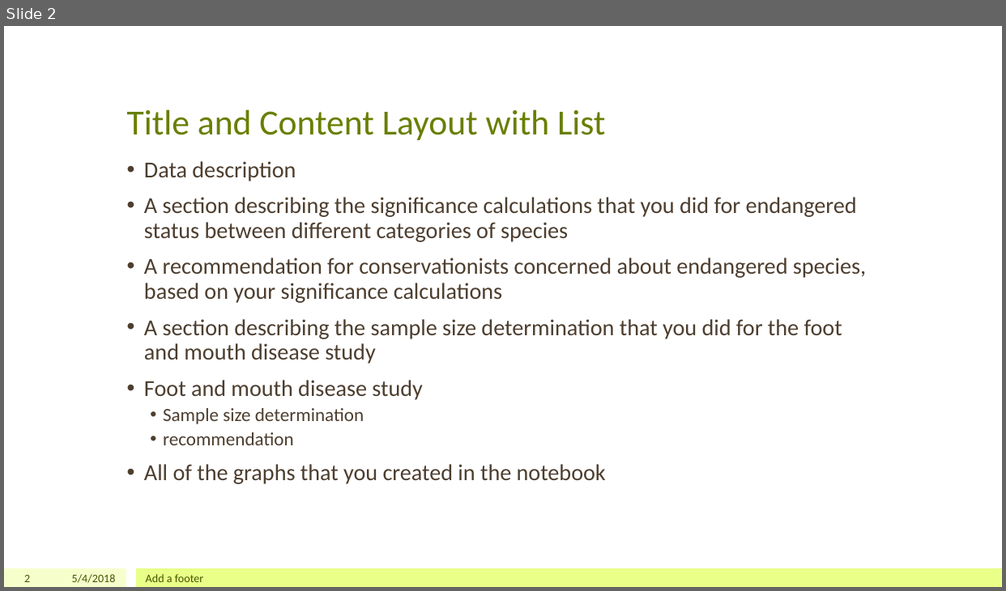
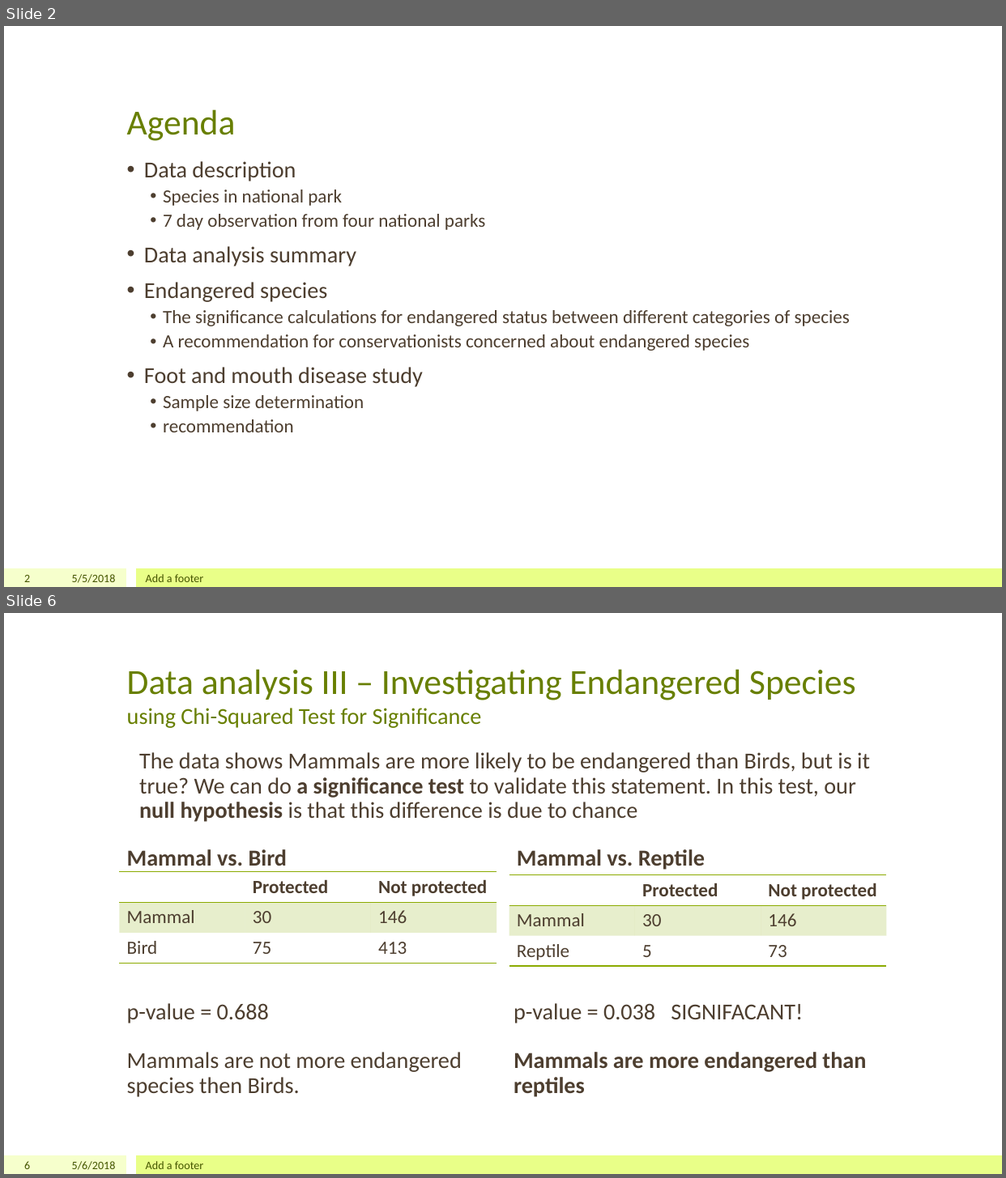
Before and after one commit to iamchristinelee/codeacademy, a slide deck: DataScience/Capstone/biodiversity.pptx. Shown one above the other, each under a label of ours: slide 2 before the commit, slides 2 and 6 after it; the slides between them are not shown. The pictures are 1006x591 and 1006x1178 pixels, drawn with LibreOffice and Linux fonts; fonts in the diff are those of the drawing. Boxes give left, top, right and bottom in pixels: in the first picture for what was removed or moved away, otherwise in the second. Text is boxed around its words. In the diff, an @@ line names an element or a change of style, - is before the commit and + after.

```diff
--- a/DataScience/Capstone/biodiversity.pptx
+++ b/DataScience/Capstone/biodiversity.pptx
@@ slide 6 added at (4, 613, 1002, 1174), background #FFFFFF; not listed: 2 template elements that a slide beside it also shows @@
@@ title added at (127, 669, 856, 728), 34 pt, text #688000 @@
+Data analysis III – Investigating Endangered Species
+using Chi-Squared Test for Significance
@@ text added at (139, 752, 870, 822), 22 pt, text #4D3E2F @@
+The data shows Mammals are more likely to be endangered than Birds, but is it true? We can do a significance test to validate this statement. In this test, our null hypothesis is that this difference is due to chance
@@ text added at (127, 850, 288, 866), 22 pt, text #4D3E2F, bold @@
+Mammal vs. Bird
@@ text added at (517, 850, 705, 870), 22 pt, text #4D3E2F, bold @@
+Mammal vs. Reptile
@@ table added at (119, 872, 496, 985), 3 rows, 3 columns @@
+ | Protected | Not protected
+Mammal | 30 | 146
+Bird | 75 | 413
@@ table added at (509, 875, 887, 988), 3 rows, 3 columns @@
+ | Protected | Not protected
+Mammal | 30 | 146
+Reptile | 5 | 73
@@ text added at (127, 1003, 462, 1097), 22 pt, text #4D3E2F @@
+p-value = 0.688
+Mammals are not more endangered species then Birds.
@@ text added at (513, 1003, 866, 1097), 22 pt, text #4D3E2F, bold @@
+p-value = 0.038 SIGNIFACANT!
+Mammals are more endangered than reptiles
@@ page number added at (24, 1161, 30, 1169), 11 pt, text #455500 @@
+6
@@ text added at (72, 1161, 116, 1170), 11 pt, text #455500 @@
+5/6/2018
@@ text added at (146, 1161, 203, 1169), 11 pt, text #455500 @@
+Add a footer
@@ slide 2 changed as well @@
@@ title at (127, 109, 236, 141): text changed @@
-Title and Content Layout with List
+Agenda
@@ text at (144, 190, 850, 351): text changed; size 22 to 18 pt @@
-• A section describing the significance calculations that you did for endangered status between different categories of species
-• A recommendation for conservationists concerned about endangered species, based on your significance calculations
-• A section describing the sample size determination that you did for the foot and mouth disease study
+  • Species in national park
+  • 7 day observation from four national parks
+• Data analysis summary
+• Endangered species
+  • The significance calculations for endangered status between different categories of species
+  • A recommendation for conservationists concerned about endangered species
@@ text at (144, 464, 606, 484): paragraph removed @@
-• All of the graphs that you created in the notebook
@@ text at (72, 574, 116, 583): text changed @@
-5/4/2018
+5/5/2018
```
Also in this commit, not shown: 3 other slides changed, 5 other slides added, 10 slides removed, 3 other files.
